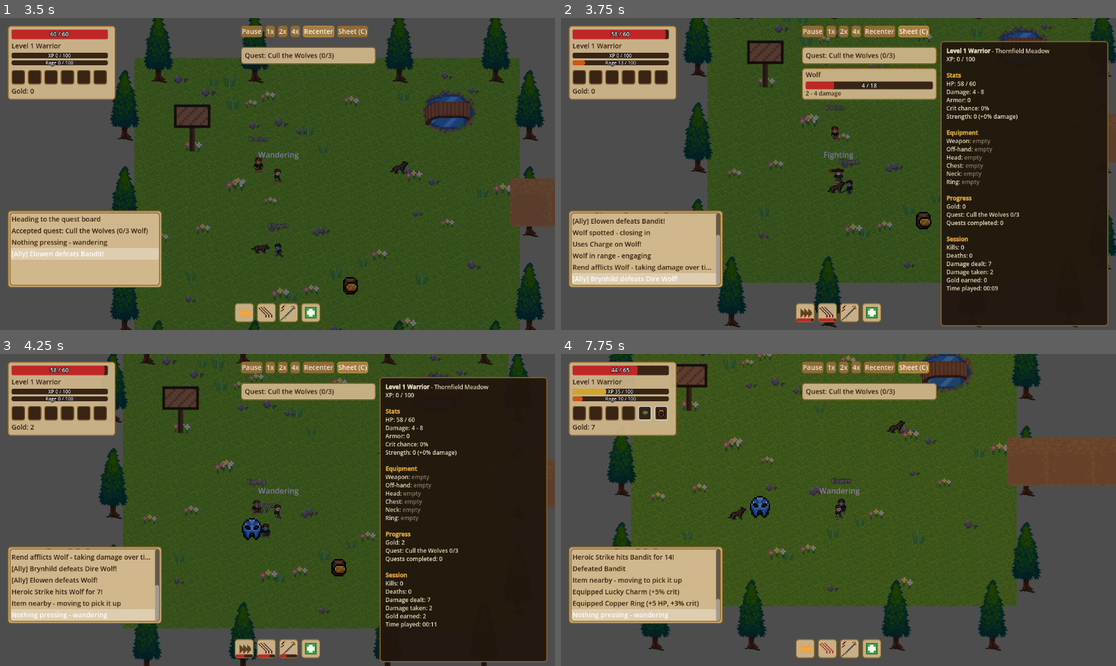
Above: before the commit, frames 1-4 (two rows, left to right).
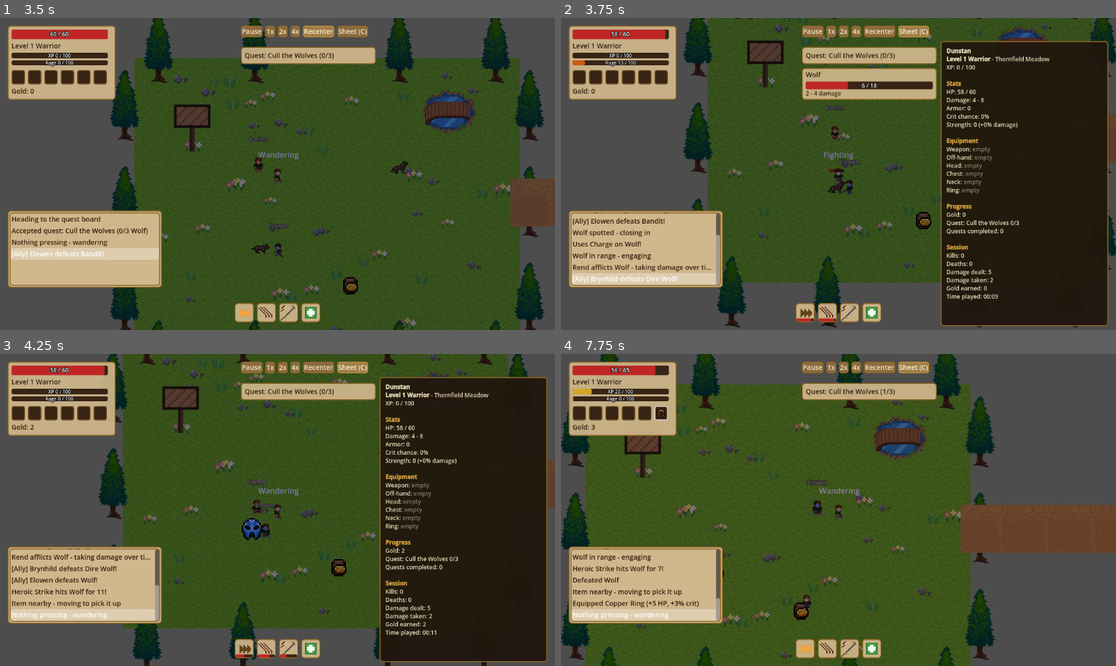
Above: after the commit, the same moments.

Repository: HexaLoid/ai-world-spectator
Game: Godot game, scene res://scenes/Main.tscn
The game is run twice, just before and just after one commit, with the same random seed, the same clock (stepped at 60 frames per second) and the same inputs.
Inputs:
- Up to frame 1 (3.5 s): click "1x" at 0.5 s; click "2x" at 1.25 s; click "4x" at 2 s; click "Recenter" at 2.75 s
- Up to frame 2 (3.75 s): click "Sheet (C)" at 3.5 s
- Up to frame 3 (4.25 s): no input
- Up to frame 4 (7.75 s): click "1x" at 4.25 s; click "2x" at 5 s; click "4x" at 5.75 s; click "Recenter" at 6.5 s; click "Sheet (C)" at 7.25 s

Frame 1 is identical in both runs. In frame 2, 2.5% of the frame differs, in the area x 48-88%, y 9-91%; in frame 3, 2.4%; in frame 4, 39%, in the area x 0-100%, y 0-100%.

Commit message:
Emit chat and party events; give the character a name
Co-Authored-By: Claude Sonnet 5 <noreply@anthropic.com>

Diff:
--- a/scripts/autoload/game_state.gd
+++ b/scripts/autoload/game_state.gd
@@ -46,6 +46,17 @@
 ## switch ambient audio, and generally useful for anything else that cares
 ## which zone the character is currently in.
 signal zone_changed(zone_id: String)
+## Emitted by gameplay code at chat-worthy moments (an ally joins or levels up,
+## the character levels up, an elite dies, ...). `event` is a key of
+## ChatLines.TEMPLATES; `context` carries what the templates need (`ally`
+## node, `enemy`, `item`, `zone`, `level`). The ChatDirector decides whether
+## anyone actually speaks.
+signal chat_event(event: String, context: Dictionary)
+## Emitted by the ChatDirector when an ally says something; the chat panel
+## renders it. `channel` is "party" or "zone".
+signal chat_message(channel: String, speaker: String, text: String)
+## Emitted when the character's party membership changes.
+signal party_changed()
 
 var character: Node2D = null
 var camera: Camera2D = null
--- a/scripts/entities/character.gd
+++ b/scripts/entities/character.gd
@@ -42,6 +42,9 @@
 ## never adjust them directly for gear or level-ups, change the base and recompute.
 var equipment: Dictionary = {}
 var gold: int = 0
+var character_name: String = ""
+# True once the "low HP" chat line fired; re-armed when HP climbs back above 60%.
+var low_hp_announced: bool = false
 # Session statistics (shown on the character sheet); reset only by relaunching.
 var kills_by_name: Dictionary = {}
 var deaths: int = 0
@@ -94,6 +97,7 @@
 		var class_ids := AbilityTable.CLASSES.keys()
 		character_class = class_ids[rng.randi_range(0, class_ids.size() - 1)]
 	class_def = AbilityTable.CLASSES.get(character_class, {})
+	character_name = NameTable.pick(rng)
 	max_resource = float(class_def.get("max_resource", 0.0))
 	sprite.modulate = class_def.get("sprite_tint", Color(1.0, 1.0, 1.0, 1.0))
 	base_max_hp = max_hp
@@ -330,6 +334,7 @@
 	wander_target = global_position
 	GameState.log_event("Arrives in %s" % ZoneTable.ZONES[zone_id]["name"])
 	GameState.emit_signal("zone_changed", zone_id)
+	GameState.emit_signal("chat_event", "zone_arrive", {"zone": String(ZoneTable.ZONES[zone_id]["name"])})
 	_recruit_companions_in_zone(zone_id)
 
 ## Recruits up to MAX_PARTY_SIZE ungrouped SimulatedPlayers whose home zone
@@ -352,6 +357,8 @@
 		sp.group_leader = self
 		party.append(sp)
 		GameState.log_event("%s joins the group!" % sp.player_name)
+		GameState.emit_signal("party_changed")
+		GameState.emit_signal("chat_event", "ally_joined", {"ally": sp})
 
 func _regen_hp(delta: float) -> void:
 	hp_regen_accumulator += HP_REGEN_PER_SECOND * delta
@@ -400,6 +407,12 @@
 	hp = max(0, hp - amount)
 	GameState.emit_signal("character_hp_changed", hp, max_hp)
 	GameState.emit_signal("damage_dealt", global_position, amount, false)
+	var hp_fraction := float(hp) / float(max_hp)
+	if hp > 0 and hp_fraction < 0.3 and not low_hp_announced:
+		low_hp_announced = true
+		GameState.emit_signal("chat_event", "leader_low_hp", {})
+	elif hp_fraction > 0.6:
+		low_hp_announced = false
 	_gain_resource(float(class_def.get("rage_per_hit_taken", 0.0)))
 	if hp <= 0:
 		_die()
@@ -407,6 +420,7 @@
 func _die() -> void:
 	is_dead = true
 	deaths += 1
+	GameState.emit_signal("chat_event", "leader_died", {})
 	_update_combat_target(null)
 	GameState.log_event("Character died - respawning")
 	visible = false
@@ -582,6 +596,7 @@
 	if not quest.is_empty():
 		quest_text = "%s %d/%d" % [quest.get("name", ""), quest_progress, int(quest.get("count", 0))]
 	return {
+		"character_name": character_name,
 		"level": level,
 		"class_name": character_class,
 		"zone_name": String(ZoneTable.ZONES[current_zone_id]["name"]),
@@ -620,6 +635,7 @@
 		hp += result["hp_bonus"]
 		GameState.log_event("Leveled up to %d!" % level)
 		GameState.emit_signal("character_leveled_up", level)
+		GameState.emit_signal("chat_event", "leader_level_up", {"level": level})
 		GameState.emit_signal("character_hp_changed", hp, max_hp)
 	GameState.emit_signal("character_xp_changed", xp)
 
@@ -668,6 +684,8 @@
 	_recompute_stats()
 	GameState.log_event("Equipped %s (%s)" % [display_name, ItemScoring.describe_stats(item_id)])
 	GameState.emit_signal("character_equipment_changed", equipment.duplicate())
+	if item_def.get("rarity", "") in ["rare", "epic"]:
+		GameState.emit_signal("chat_event", "leader_loot", {"item": display_name})
 	GameState.emit_signal("character_hp_changed", hp, max_hp)
 
 func _find_quest(quest_id: String) -> Dictionary:
--- a/scripts/entities/enemy.gd
+++ b/scripts/entities/enemy.gd
@@ -177,6 +177,8 @@
 
 func _die() -> void:
 	is_dead = true
+	if guaranteed_drop_id != "":
+		GameState.emit_signal("chat_event", "elite_kill", {"enemy": enemy_name})
 	if last_attacker != null and is_instance_valid(last_attacker):
 		if last_attacker == GameState.character:
 			last_attacker.take_kill_credit(enemy_name, xp_reward)
--- a/scripts/entities/simulated_player.gd
+++ b/scripts/entities/simulated_player.gd
@@ -212,6 +212,7 @@
 
 func _die() -> void:
 	is_dead = true
+	GameState.emit_signal("chat_event", "ally_died", {"ally": self})
 	GameState.log_event("[Ally] %s has fallen - respawning" % player_name)
 	visible = false
 	set_physics_process(false)
@@ -241,6 +242,7 @@
 		attack_damage_min += result["damage_bonus"]
 		attack_damage_max += result["damage_bonus"]
 		GameState.log_event("[Ally] %s levels up to %d!" % [player_name, level])
+		GameState.emit_signal("chat_event", "ally_level_up", {"ally": self, "level": level})
 
 func _facing_from_velocity(vel: Vector2) -> String:
 	if vel.length() < 1.0:
